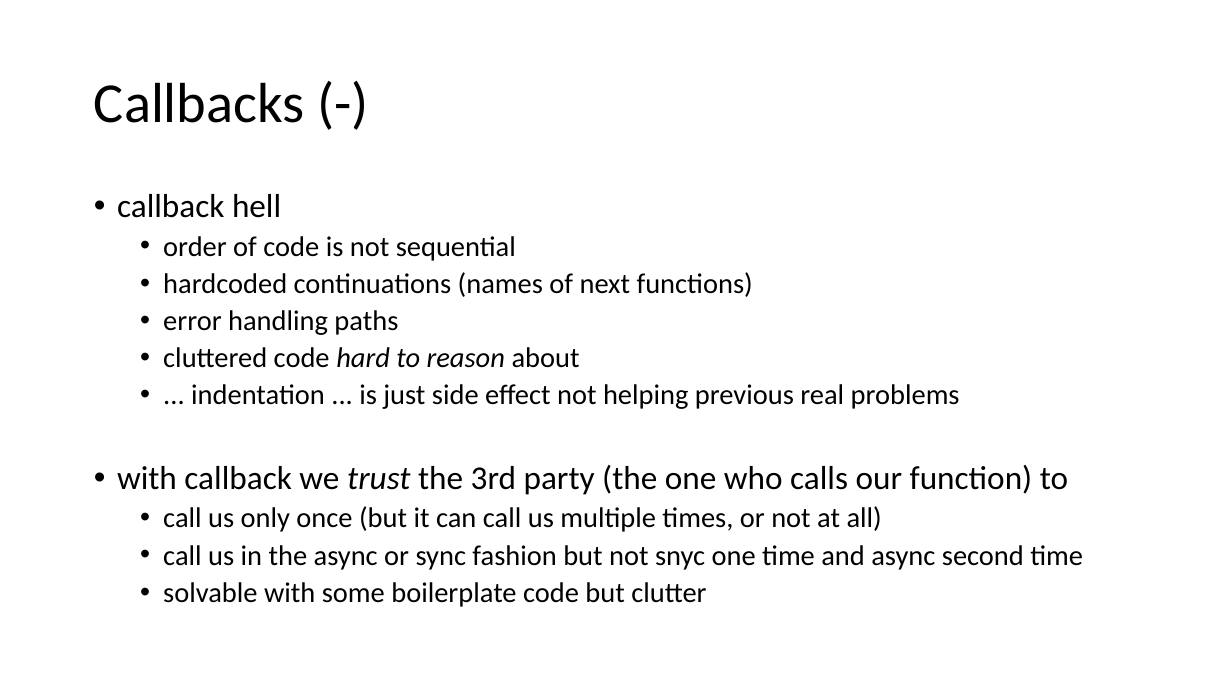
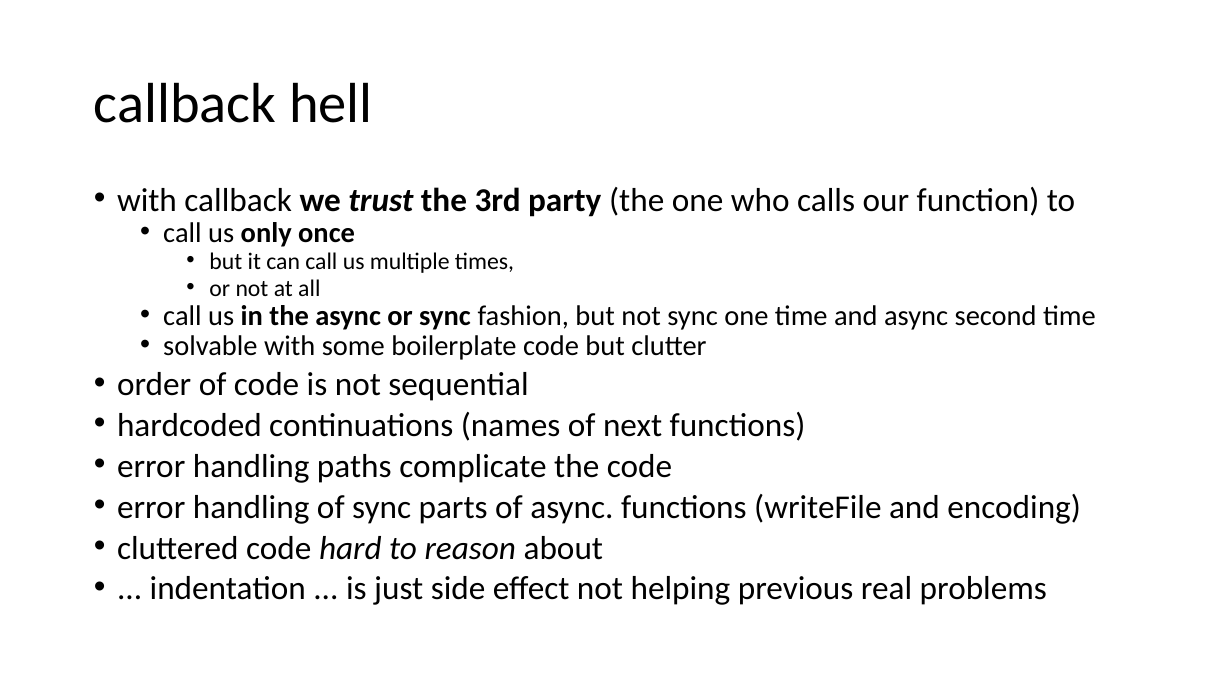
Before and after one commit to yimejky/wawjs, a slide deck: slide 34 of 09-prednaska/async.pptx. Drawn at 1232x693 pixels with LibreOffice and Linux fonts; fonts in the diff are those of the drawing. Boxes give left, top, right and bottom in pixels: in the first picture for what was removed or moved away, otherwise in the second. Text is boxed around its words. In the diff, an @@ line names an element or a change of style, - is before the commit and + after.

```diff
--- a/09-prednaska/async.pptx
+++ b/09-prednaska/async.pptx
@@ title at <box>94,82,373,123</box>: text changed @@
-Callbacks (-)
+callback hell
@@ text at <box>117,187,1096,360</box>: text changed; size 25.9 to 22.2 pt @@
-• callback hell
+• with callback we trust the 3rd party (the one who calls our function) to
+  • call us only once
+    • but it can call us multiple times,
+    • or not at all
+  • call us in the async or sync fashion, but not sync one time and async second time
+  • solvable with some boilerplate code but clutter
@@ text at <box>117,372,1047,605</box>: size 22.2 to 25.9 pt in "order of code is not sequential", "hardcoded continuations (names of next functions)", "cluttered code hard to reason about", "... indentation ... is just side effect ..."; list level 2 to 1 in "order of code is not ..."; line spacing 0.9 to 0.7; list level 2 to 1 in "hardcoded continuations (names of next ..."; list level 2 to 1 in "cluttered code hard to reason ..."; list level 2 to 1 in "... indentation ... is just ..." @@
@@ text at <box>117,454,1081,524</box>: text changed; size 22.2 to 25.9 pt @@
-  • error handling paths
+• error handling paths complicate the code
+• error handling of sync parts of async. functions (writeFile and encoding)
@@ text at <box>117,465,1083,607</box>: paragraphs removed @@
-• with callback we trust the 3rd party (the one who calls our function) to
-  • call us only once (but it can call us multiple times, or not at all)
-  • call us in the async or sync fashion but not snyc one time and async second time
-  • solvable with some boilerplate code but clutter
```
Also in this commit, not shown: 7 other slides changed, 1 slide added, 5 other files.
